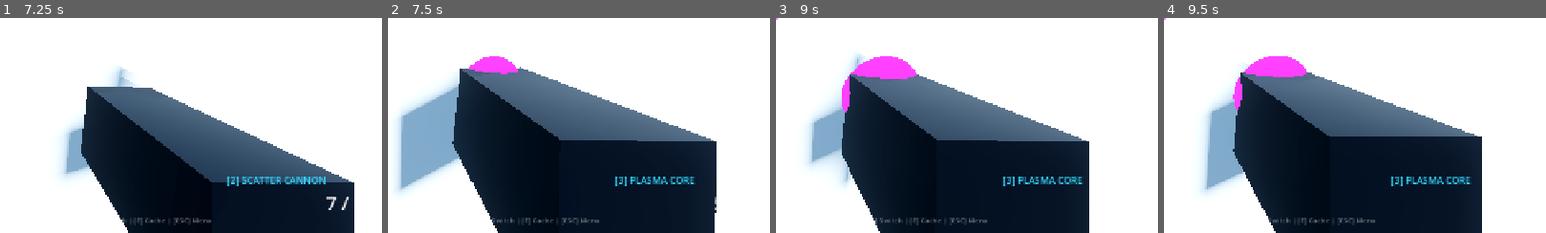
Above: before the commit, frames 1-4 (left to right).
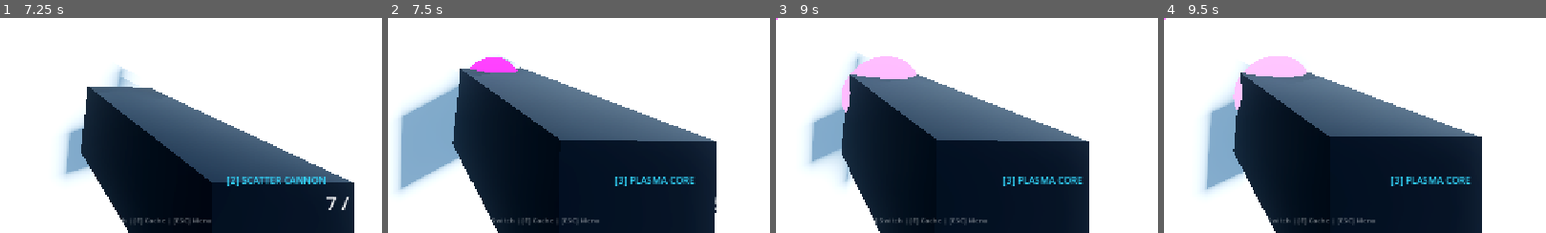
Above: after the commit, the same moments.

Repository: YuriSekaii/CyberHorde-FPS-Roguelike
Game: Godot game, scene res://scenes/main.tscn
Two runs of this game, one before a commit and one after it. Both use one fixed random seed, a clock stepped at 60 frames per second and the inputs below.
Inputs (mouse positions are % of the whole screen's width and height, from its top left):
- Up to frame 1 (7.25 s): click "🎮 SINGLE PLAYER (SOLO)" at 0.5 s; tap Enter at 1.25 s; move the mouse to (55, 50) at 1.27 s; press the mouse at (55, 50) at 1.28 s; hold W (move_forward) 1.28-6.53 s; tap Space (jump) at 1.52, 1.82, 2.27, 2.57, 3.77, 4.07, 4.52, 4.82, 5.27, 5.57, 6.77, 7.07 s; move the mouse to (45, 50) at 2.02 s; release the mouse at (45, 50) at 2.03 s; right-click (45, 50) at 2.1 s; click (45, 50) at 2.3 s; move the mouse to (52, 48) at 2.77 s; hold E (interact) 2.78-3.53 s; click (52, 48) at 3.05 s; move the mouse to (49, 52) at 3.52 s; click (49, 52) at 3.6 s; move the mouse to (57, 51) at 4.27 s; hold Shift (sprint) 4.28-5.03 s; click (57, 51) at 4.55 s; tap R (reload) at 4.9 s; move the mouse to (42, 49) at 5.02 s; tap F8 (toggle_dmg_numbers) at 5.1 s; click (42, 49) at 5.3 s; move the mouse to (51, 50) at 5.77 s; hold 1 (weapon_1) 5.78-6.53 s; click (51, 50) at 6.05 s; move the mouse to (46, 48) at 6.52 s; hold D (move_right) from 6.53 s (still down); tap 2 (weapon_2) at 6.6 s; click (46, 48) at 6.8 s
- Up to frame 2 (7.5 s): move the mouse to (55, 50) at 7.27 s; release D (move_right) at 7.28 s; hold W (move_forward) from 7.28 s (still down); hold 3 (weapon_3) from 7.28 s (still down)
- Up to frame 3 (9 s): keep holding W (move_forward); tap Space (jump) at 7.52, 7.82, 8.27, 8.57 s; click (55, 50) at 7.55 s; move the mouse to (45, 50) at 8.02 s; release 3 (weapon_3) at 8.03 s; tap Enter at 8.1 s; click (45, 50) at 8.3 s; move the mouse to (52, 48) at 8.77 s; press the mouse at (52, 48) at 8.78 s; tap F at 8.85 s
- Up to frame 4 (9.5 s): keep holding W (move_forward)
The pictures show only the part of the screen within x 50-100%, y 50-100%; the shares and areas given below are measured in that part.

Frame 1 is identical in both runs. In frame 2, less than 0.1% of the frame differs, in the area x 21-34%, y 17-27%; in frame 3, 1.6%, in the area x 17-37%, y 17-44%; in frame 4, 1.5%.

Commit message:
feat(weapons): add dynamic red cooldown indicator for Plasma Core chamber ball

Diff:
--- a/scripts/player/player.gd
+++ b/scripts/player/player.gd
@@ -90,6 +90,10 @@
 @onready var gun_model_shotgun: Node3D = $Head/Camera3D/WeaponRig/Shotgun
 @onready var gun_model_plasma: Node3D = $Head/Camera3D/WeaponRig/Plasma
 @onready var plasma_core_mesh: MeshInstance3D = $Head/Camera3D/WeaponRig/Plasma/Core
+const COLOR_PLASMA_READY: Color = Color(0.9, 0.1, 1.0, 1.0) # Purple when ready to fire
+const COLOR_PLASMA_COOLDOWN: Color = Color(1.0, 0.12, 0.12, 1.0) # Red during cooldown / unable to shoot
+var plasma_core_mat: StandardMaterial3D = null
+var _plasma_was_ready: bool = true
 @onready var muzzle_flash_light: OmniLight3D = $Head/Camera3D/WeaponRig/MuzzleFlashLight
 @onready var muzzle_particles: CPUParticles3D = $Head/Camera3D/WeaponRig/MuzzleParticles
 @onready var raycast: RayCast3D = $Head/Camera3D/RayCast3D
@@ -119,6 +123,12 @@
 	add_to_group("player")
 	_setup_weapons()
 	_update_stats()
+
+	if plasma_core_mesh:
+		plasma_core_mat = StandardMaterial3D.new()
+		plasma_core_mat.shading_mode = BaseMaterial3D.SHADING_MODE_UNSHADED
+		plasma_core_mat.albedo_color = COLOR_PLASMA_READY
+		plasma_core_mesh.material_override = plasma_core_mat
 
 	GameManager.stats_updated.connect(_update_stats)
 	muzzle_flash_light.visible = false
@@ -421,6 +431,7 @@
 func _handle_weapons(delta: float) -> void:
 	var w = weapons[active_weapon_idx]
 	fire_cooldown -= delta
+	_update_plasma_core_visual()
 
 	if is_reloading:
 		if is_charging:
@@ -502,6 +513,7 @@
 	var w = weapons[active_weapon_idx]
 	var effective_cooldown = maxf(0.05, w.fire_rate / GameManager.fire_rate_mult)
 	fire_cooldown = effective_cooldown
+	_update_plasma_core_visual()
 	w.current_ammo -= 1
 	ammo_changed.emit(w.current_ammo, w.max_ammo, false)
 
@@ -601,6 +613,28 @@
 	SoundManager.play("reload", 0.1, -4.0)
 	weapon_changed.emit(active_weapon_idx, w.name)
 	ammo_changed.emit(w.current_ammo, w.max_ammo, false)
+	_update_plasma_core_visual()
+
+func _update_plasma_core_visual() -> void:
+	if active_weapon_idx != 2 or plasma_core_mat == null or not is_instance_valid(plasma_core_mesh):
+		return
+
+	var w = weapons[2]
+	var can_shoot = (fire_cooldown <= 0.0 and not is_reloading and w.current_ammo > 0)
+
+	if is_charging:
+		var p = clampf(1.0 - (charge_timer / maxf(0.001, charge_duration)), 0.0, 1.0)
+		plasma_core_mat.albedo_color = COLOR_PLASMA_READY.lerp(Color(1.0, 0.7, 1.0), p * 0.7)
+	elif can_shoot:
+		if not _plasma_was_ready:
+			_plasma_was_ready = true
+			var tw = create_tween()
+			plasma_core_mesh.scale = Vector3.ONE * 1.25
+			tw.tween_property(plasma_core_mesh, "scale", Vector3.ONE, 0.15).set_trans(Tween.TRANS_BACK).set_ease(Tween.EASE_OUT)
+		plasma_core_mat.albedo_color = COLOR_PLASMA_READY
+	else:
+		_plasma_was_ready = false
+		plasma_core_mat.albedo_color = COLOR_PLASMA_COOLDOWN
 
 func _handle_shield_regen(delta: float) -> void:
 	if GameManager.shield_max <= 0.0:
Not shown, changed: README.md
